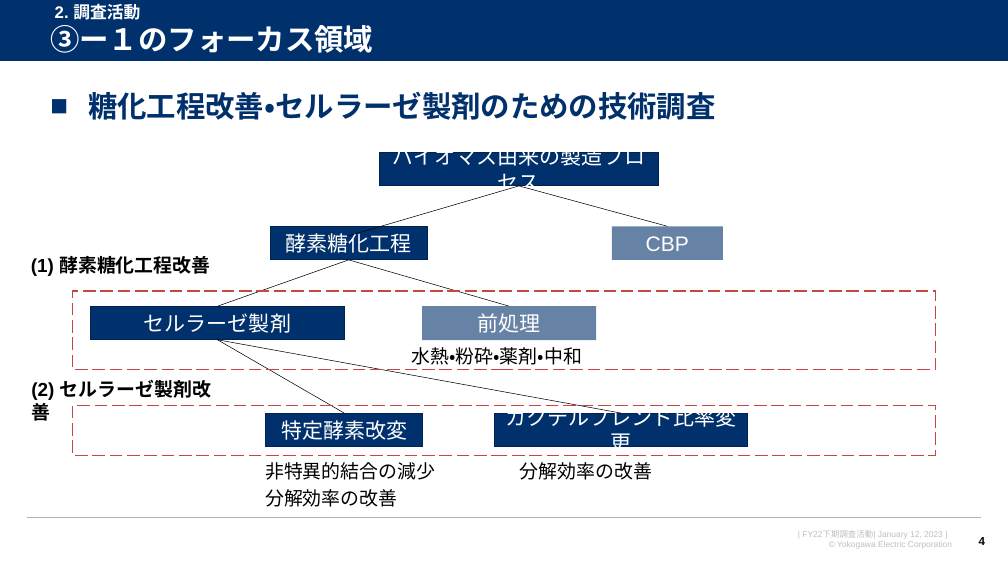
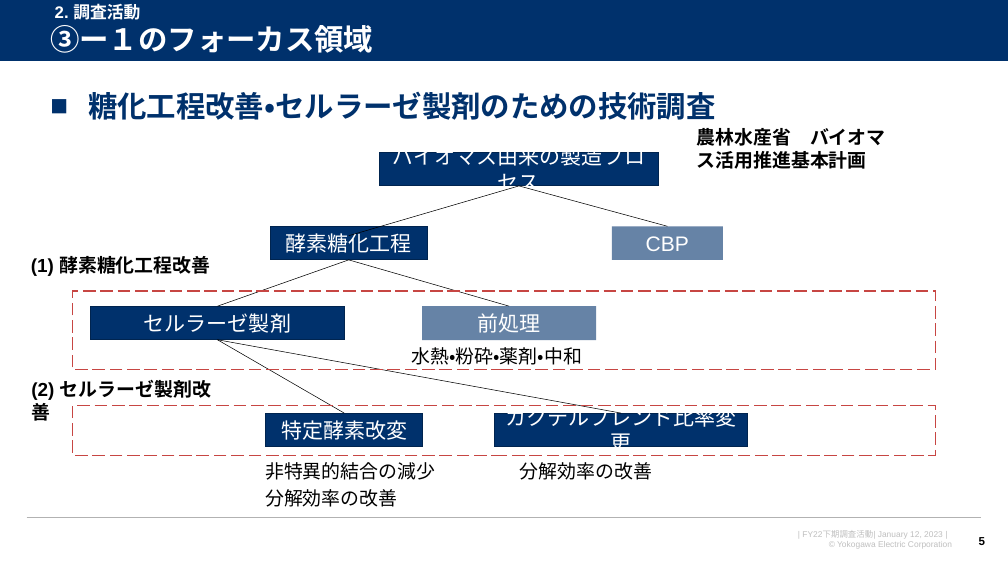
Before and after one commit to watarukumagai-git/denovo, a slide deck: slide 5 of survey_doc/230119_人工酵素設計_進捗報告_rev.0.pptx (slide 4 before the commit). Drawn at 1008x567 pixels with LibreOffice and Linux fonts; fonts in the diff are those of the drawing; background and template pictures are left out. Boxes give left, top, right and bottom in pixels: in the first picture for what was removed or moved away, otherwise in the second. Text is boxed around its words. In the diff, an @@ line names an element or a change of style, - is before the commit and + after.

```diff
--- a/survey_doc/230119_人工酵素設計_進捗報告_rev.0.pptx
+++ b/survey_doc/230119_人工酵素設計_進捗報告_rev.0.pptx
@@ text added at <box>697,128,886,169</box>, 18 pt, text #000000, bold @@
+農林水産省 バイオマス活用推進基本計画
@@ page number at <box>979,536,985,548</box>: text changed @@
-4
+5
```
Also in this commit, not shown: 8 other slides changed, 5 slides added, 6 slides removed.
